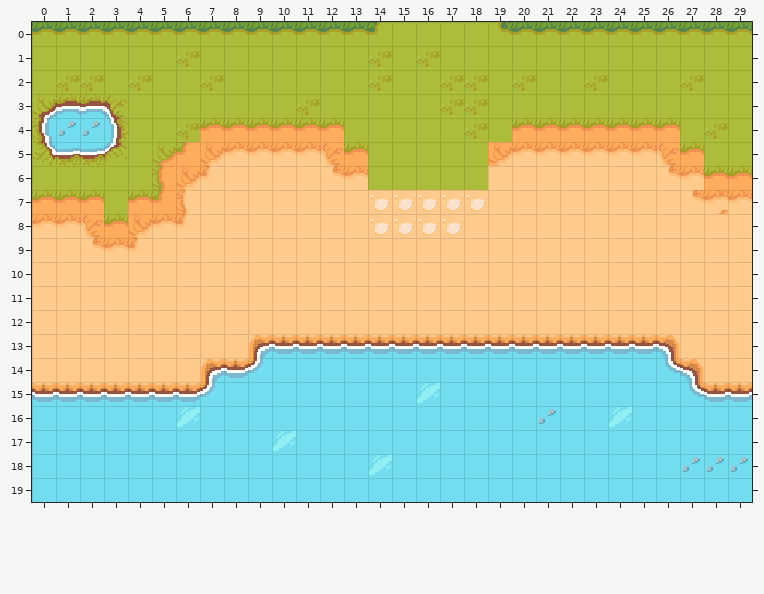
Two versions of a level (Tiled map (JSON), assets/maps/mapa_de_teste.json). The picture above is the old version.
Cells are 16x16 px. Shown: x 0..29, y 0..19.
The same view after the edit:
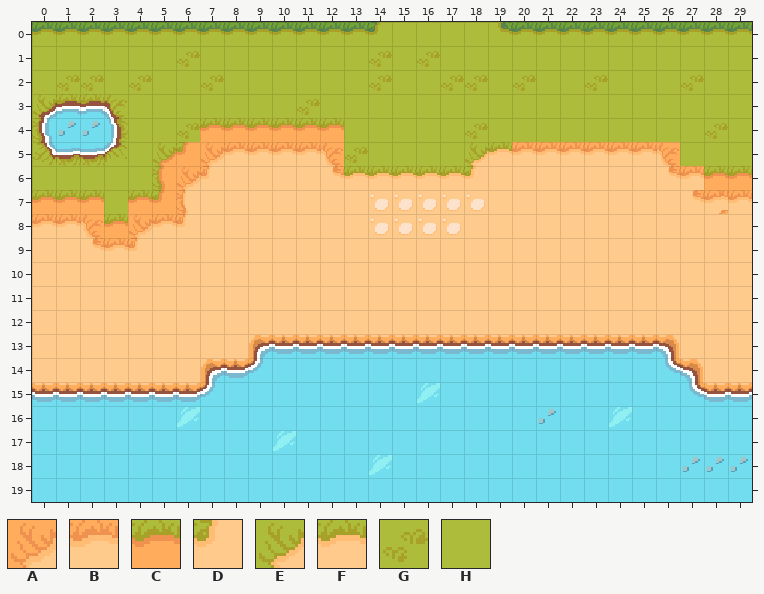
Key: from "TilesetFloor": A 0, B 1, C 135 turned 270, D 138 turned 90, E 139 turned 270, F 140 turned 270, G 244, H 264.
_ is an empty cell.
From the commit log: new grass to sand tile
Diff:
Layer "Camada de Blocos 1":
y 3: x 17..18 GG -> HH
y 4: x 20..26 CCCCCCC -> HHHHHHH
y 5: x 13 C -> G; x 18..19 HA -> EF; x 27 C -> H
y 6: x 13..18 BHHHHH -> FFFFFD
Boxes around the changes in both pictures, in picture pixels (x1, y1, x2, y2):
changed: (441, 99, 488, 115)
changed: (344, 118, 704, 190)
